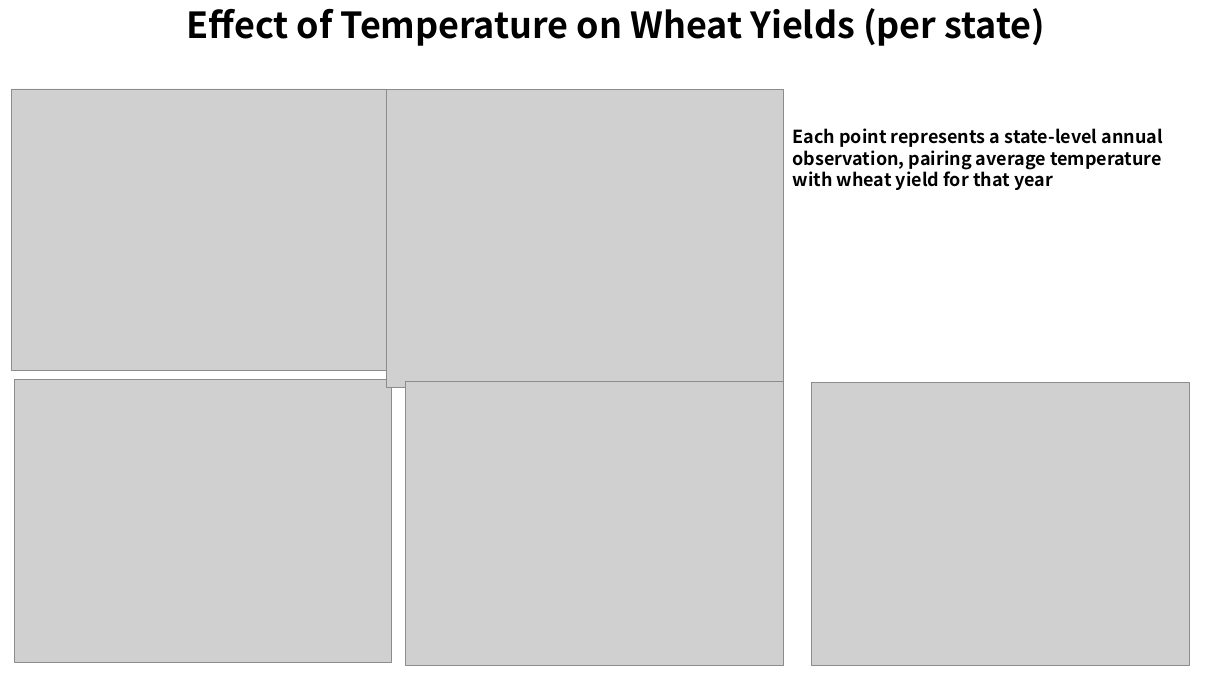
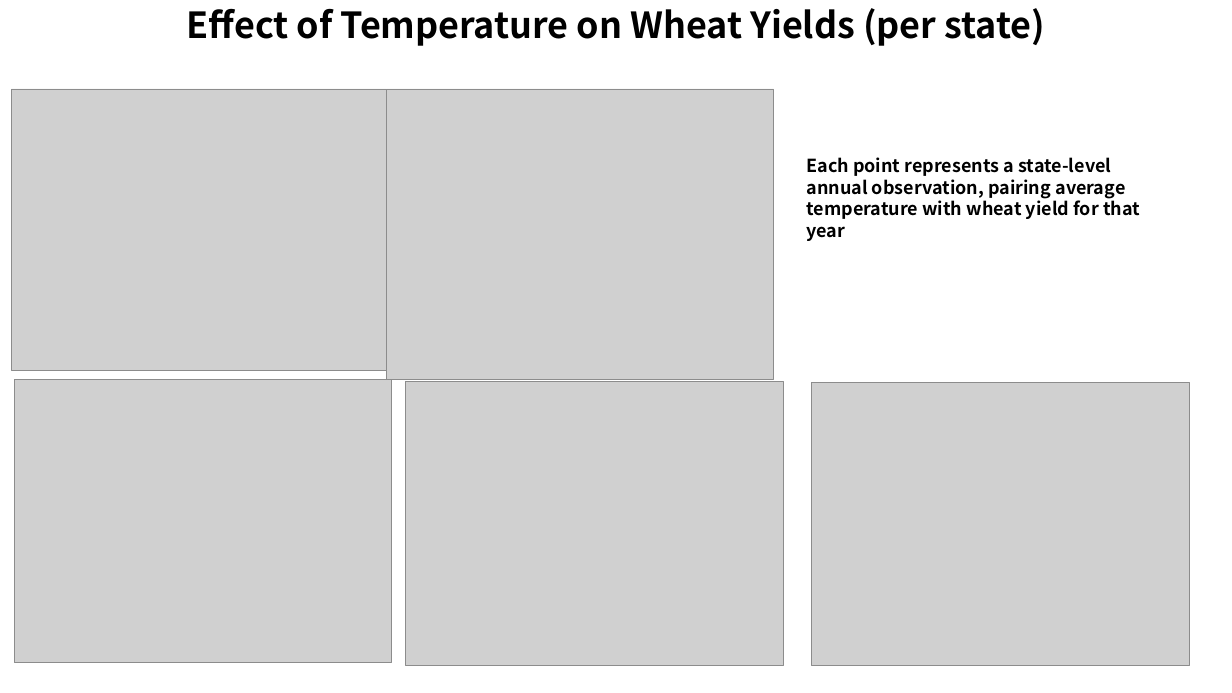
Before and after one commit to yilongxu-usc/dsci510_fall2025_final_project, a slide deck: slide 7 of doc/yilong_xu_presentation.pptx. Drawn at 1232x693 pixels with LibreOffice and Linux fonts; fonts in the diff are those of the drawing; grey boxes stand for pictures. Boxes give left, top, right and bottom in pixels: in the first picture for what was removed or moved away, otherwise in the second. Text is boxed around its words. In the diff, an @@ line names an element or a change of style, - is before the commit and + after.

```diff
--- a/doc/yilong_xu_presentation.pptx
+++ b/doc/yilong_xu_presentation.pptx
@@ picture: place and size @@
-picture at box(386, 90, 784, 387)
+picture at box(386, 89, 774, 379)
@@ text "Each point represents a state-level ..." rewrapped from box(792, 128, 1163, 190) to box(806, 157, 1140, 241) @@
```
Also in this commit, not shown: 9 other slides changed, 2 other files.
